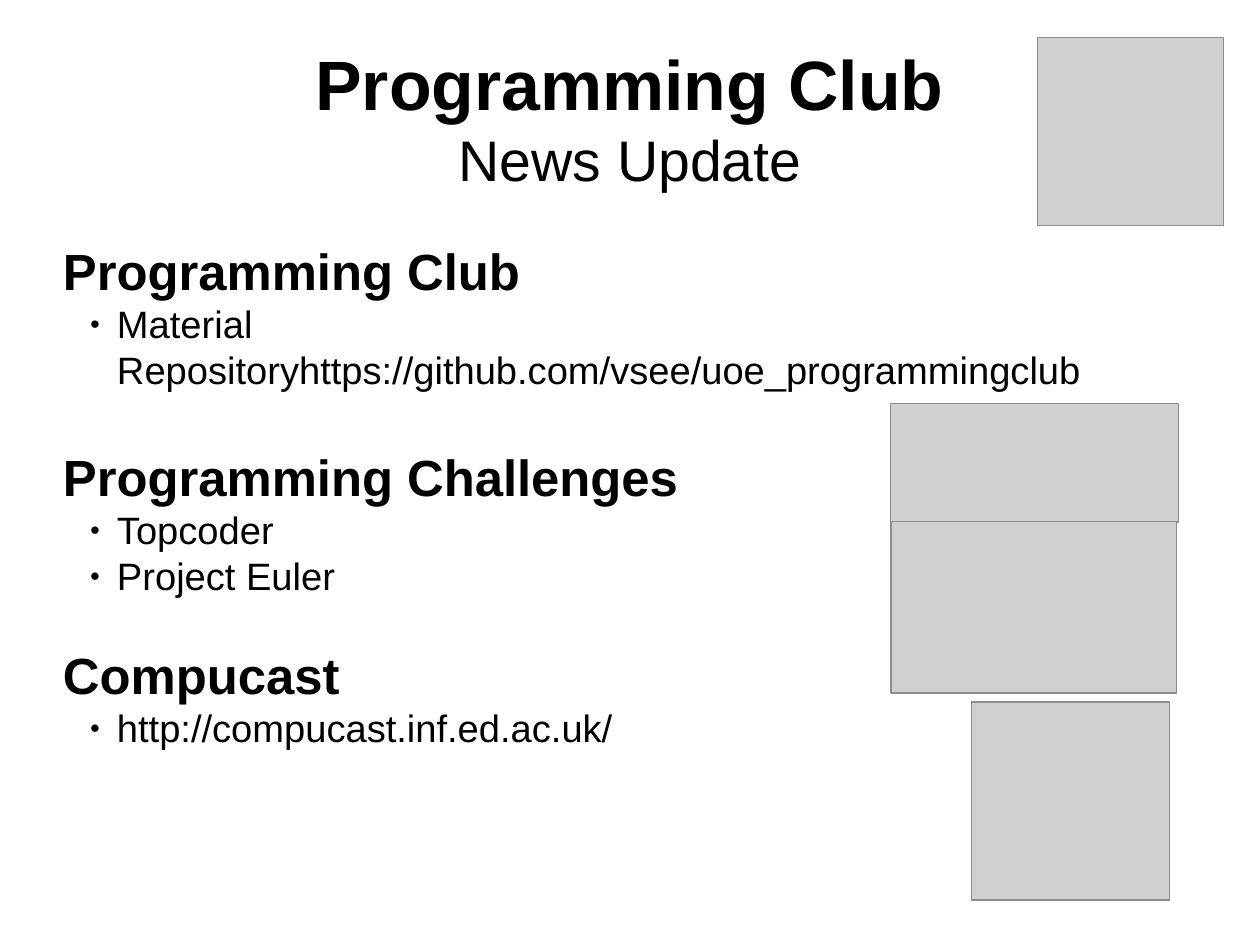
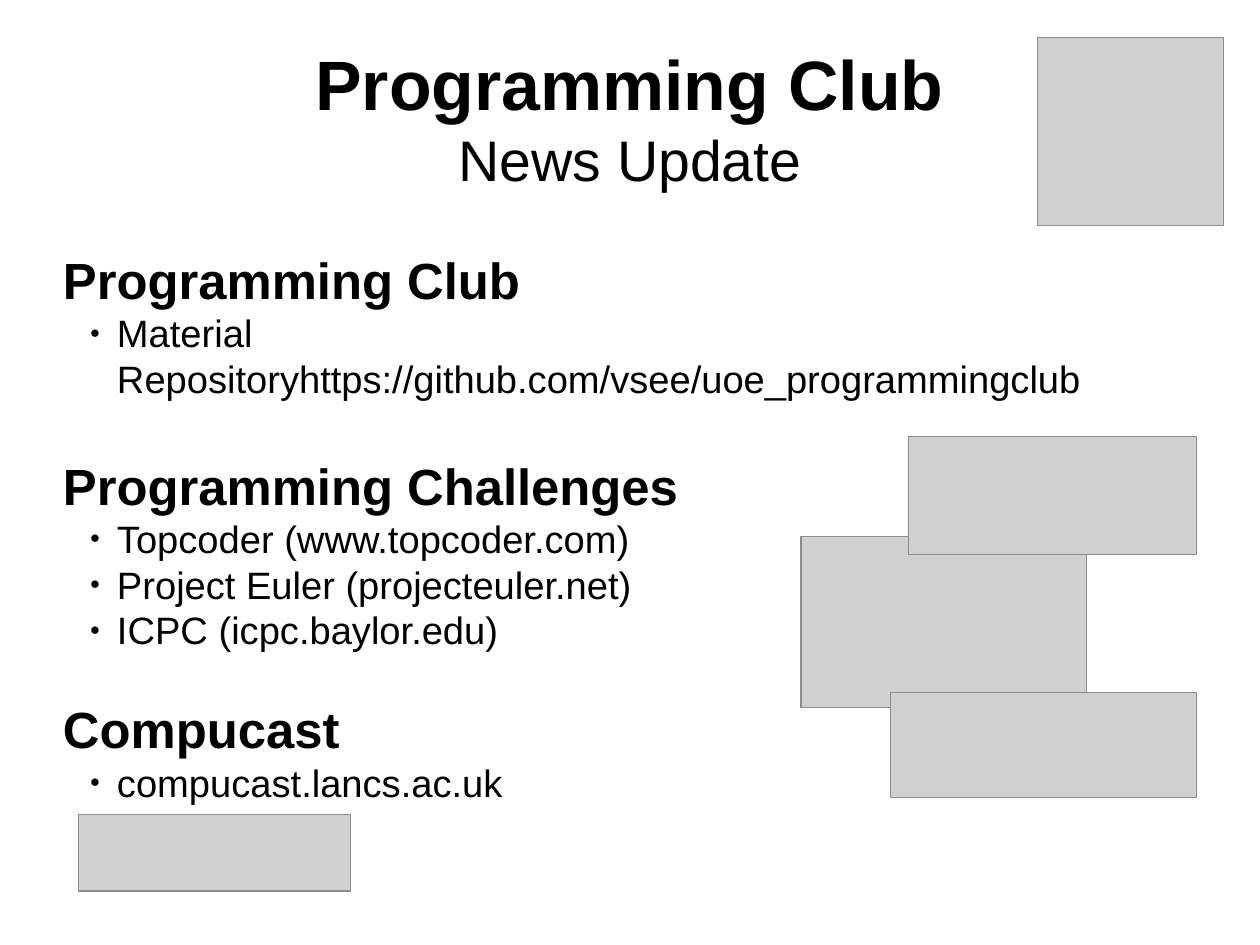
Before and after one commit to vsee/uoe_programmingclub, a slide deck: slide 4 of slides/session001_20160218.odp. Drawn at 1260x945 pixels with LibreOffice and Linux fonts; fonts in the diff are those of the drawing; grey boxes stand for pictures. Boxes give left, top, right and bottom in pixels: in the first picture for what was removed or moved away, otherwise in the second. Text is boxed around its words. In the diff, an @@ line names an element or a change of style, - is before the commit and + after.

Commit message:
tasks and news update

```diff
--- a/slides/session001_20160218.odp
+++ b/slides/session001_20160218.odp
@@ subtitle "Programming Club" moved from (x1=63, y1=253, x2=1080, y2=750) to (x1=63, y1=262, x2=1080, y2=805) @@
@@ picture moved from (x1=892, y1=404, x2=1180, y2=521) to (x1=909, y1=437, x2=1197, y2=555) @@
@@ subtitle at (x1=117, y1=525, x2=632, y2=652): text changed @@
-  ● Topcoder
-  ● Project Euler
+  ● Topcoder (www.topcoder.com)
+  ● Project Euler (projecteuler.net)
+  ● ICPC (icpc.baylor.edu)
@@ picture moved from (x1=892, y1=523, x2=1178, y2=694) to (x1=802, y1=536, x2=1087, y2=708) @@
@@ picture resized from (x1=972, y1=702, x2=1170, y2=900) to (x1=892, y1=693, x2=1198, y2=798) @@
@@ subtitle at (x1=117, y1=769, x2=502, y2=805): text changed @@
-  ● http://compucast.inf.ed.ac.uk/
+  ● compucast.lancs.ac.uk
@@ picture added at (x1=79, y1=815, x2=352, y2=892) @@
```
Also in this commit, not shown: 1 other slide changed.
